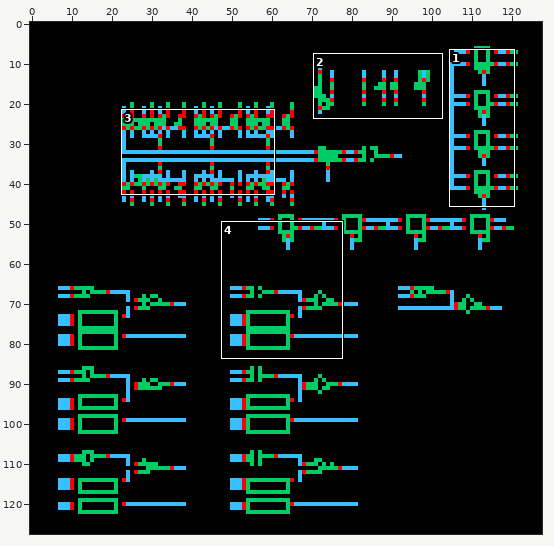
One commit to this sprite sheet: EE631_Project/4bit_SAR/schematic/thumbnail_128x128.png. Above, an overview of the earlier version with the close-up marked.
Close-up. Before the commit:
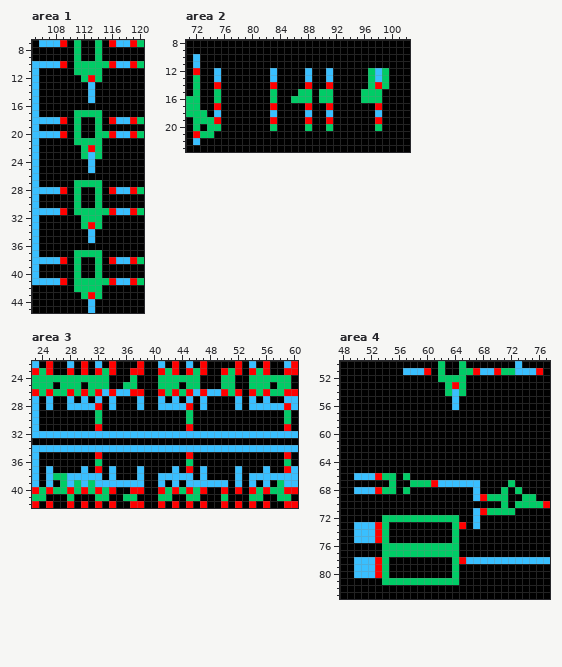
The file is 128x128 pixels. Shown: area 1: x 105..120, y 7..45; area 2: x 71..102, y 8..23; area 3: x 23..60, y 22..42; area 4: x 48..77, y 50..83. The commit also changed other parts of the picture, which this record leaves out.
The same view after the edit:
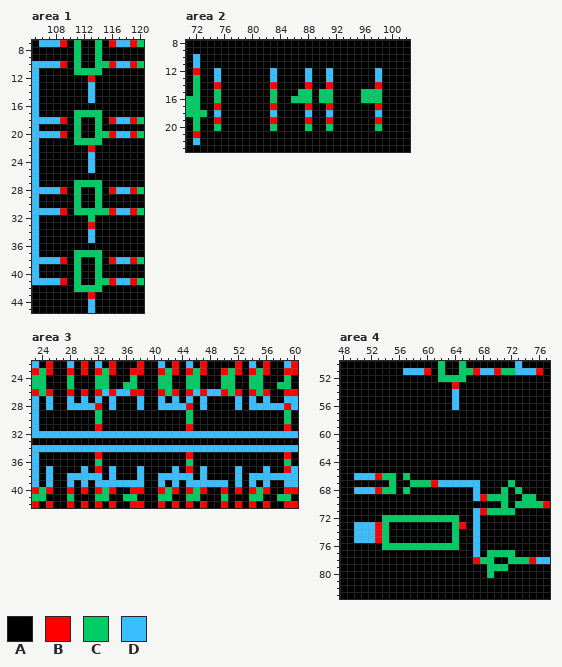
Palette (. is transparent): A #000000  B #ff0000  C #00cc66  D #39bfff
What changed:
Area 1:
y 10: x 112..113 CC -> AA
y 12: x 112 C -> A; x 114 C -> A
y 22..23: x 112 C -> A; x 114 C -> A
y 32..33: x 112 C -> A; x 114 C -> A
y 41: x 112..113 CC -> AA
y 43: x 112 C -> A; x 114 C -> A
Area 2:
y 12..14: x 97 C -> A; x 99 C -> A
y 19: x 73..74 CC -> AA
y 20: x 74 C -> A
y 21: x 73..74 CC -> AA
Area 3:
y 24: x 25..27 CCC -> AAA; x 29..31 CCC -> AAA; x 43..44 CC -> AA; x 56..58 CCC -> AAA
y 25: x 25 C -> A; x 27 C -> A; x 29 C -> A; x 31 C -> A; x 43 C -> A; x 56 C -> A
y 26: x 26..27 CC -> AA; x 29 C -> A; x 31 C -> A; x 44 C -> A; x 57..58 CC -> AA
y 38: x 26..27 CC -> AA
y 39: x 27 C -> A; x 29 C -> A; x 31 C -> A; x 58 C -> A
y 40: x 26..27 CC -> AA; x 29 C -> A; x 31 C -> A; x 44 C -> A; x 57..58 CC -> AA
Area 4:
y 53..54: x 63 C -> A; x 65 C -> A
y 74..76: x 67 A -> D
y 77: x 54..64 CCCCCCCCCCC -> AAAAAAAAAAA; x 67 A -> D; x 69..72 AAAA -> CCCC
y 78: x 50..54 DDDBC -> AAAAA; x 64..75 CBDDDDDDDDDD -> AAABCCAACCCB
y 79: x 50..54 DDDBC -> AAAAA; x 64 C -> A; x 69..71 AAA -> CCC
y 80: x 50..54 DDDBC -> AAAAA; x 64 C -> A; x 69 A -> C
y 81: x 54..64 CCCCCCCCCCC -> AAAAAAAAAAA
